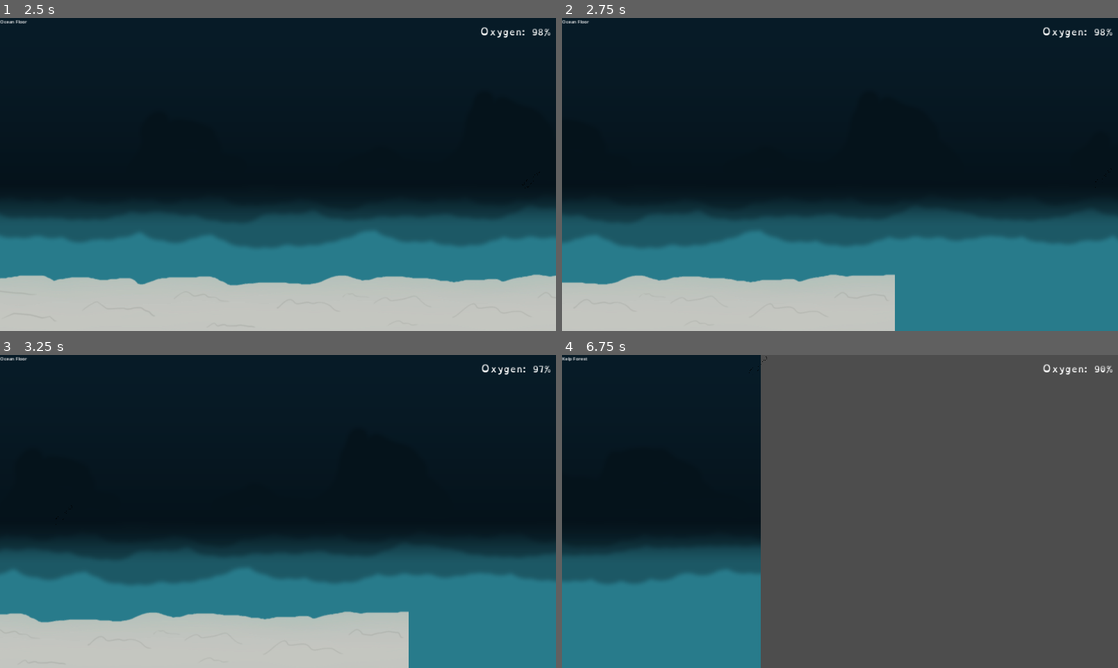
Above: before the commit, frames 1-4 (two rows, left to right).
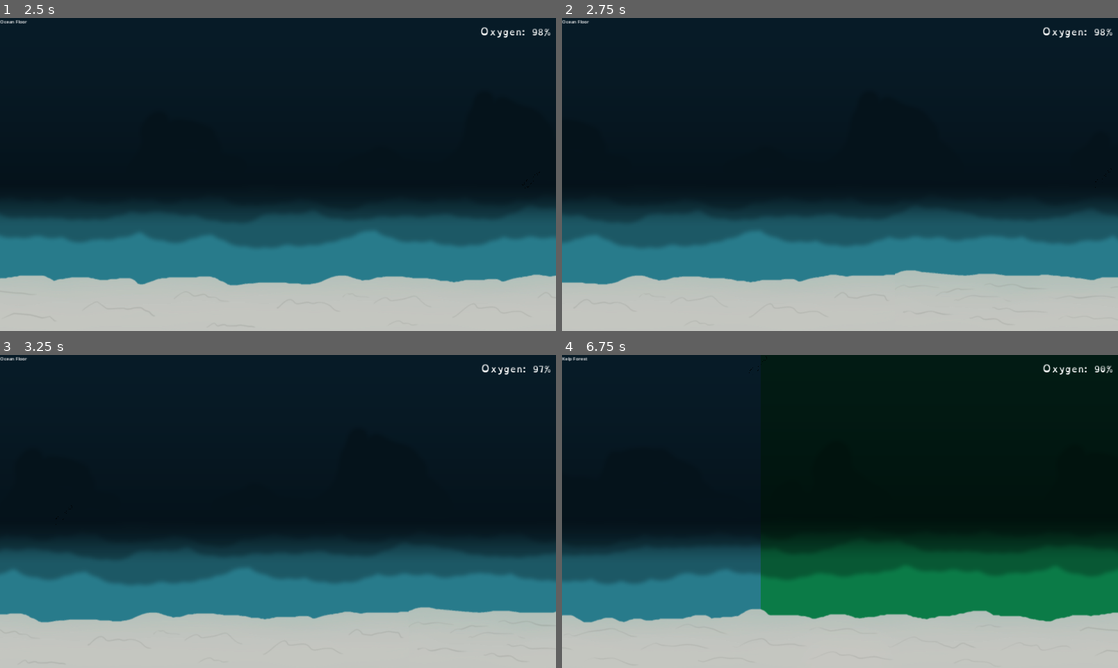
Above: after the commit, the same moments.

Repository: KeyraWebb/Cheezbored
Game: Godot game, scene res://scenes/game.tscn
Same seed, same stepped clock (60 frames per second), same inputs: the game is played once before the commit and once after it. The engine's default icon, where the game draws it, is replaced by a stand-in: a white triangle on a blue panel in a dark square.
Inputs:
- Up to frame 1 (2.5 s): click "Play" at 0.5 s; tap E (interact) at 1.25, 2.1 s; hold E (interact) 1.28-2.03 s; hold Right (move_right) from 1.28 s (still down); tap Space (jump) at 1.52, 2.27 s
- Up to frame 2 (2.75 s): keep holding Right (move_right)
- Up to frame 3 (3.25 s): release Right (move_right) at 2.78 s; hold Left (move_left) from 2.78 s (still down); hold E (interact) from 2.78 s (still down)
- Up to frame 4 (6.75 s): release Left (move_left) at 3.53 s; release E (interact) at 3.53 s; hold Right (move_right) 3.53-5.03 s; tap E (interact) at 3.6, 5.1, 6.6 s; tap Space (jump) at 3.77, 4.52, 5.27 s; hold E (interact) 4.28-5.03 s; hold Left (move_left) 5.03-5.78 s; hold Right (move_right) 5.78-6.53 s; hold E (interact) 5.78-6.53 s; hold Left (move_left) from 6.53 s (still down)

Frame 1 is identical in both runs. In frame 2, 7.2% of the frame differs, in the area x 59-100%, y 80-100%; in frame 3, 4.9%; in frame 4, 70%, in the area x 0-100%, y 0-100%.

Commit message:
added toxic dump

Diff:
--- a/scenes/underwater_level.tscn
+++ b/scenes/underwater_level.tscn
@@ -104,8 +104,44 @@
 texture = ExtResource("3_r6orm")
 centered = false
 
+[node name="KelpForest" type="Sprite2D" parent="Zones/ParallaxBackground/Background"]
+modulate = Color(0.278357, 1, 0.512521, 1)
+z_index = -20
+position = Vector2(5768, -552)
+texture = ExtResource("3_r6orm")
+centered = false
+
+[node name="PoppedCity" type="Sprite2D" parent="Zones/ParallaxBackground/Background"]
+modulate = Color(0.839373, 0.311916, 0.471622, 1)
+position = Vector2(9608, 2.18279e-11)
+scale = Vector2(0.554764, 0.448645)
+texture = ExtResource("5_gbqkf")
+centered = false
+
+[node name="ToxicDump" type="Sprite2D" parent="Zones/ParallaxBackground/Background"]
+modulate = Color(0.717141, 0.389214, 0.0271939, 1)
+z_index = -20
+position = Vector2(11552, -540)
+texture = ExtResource("3_r6orm")
+centered = false
+
+[node name="ToxicDump2" type="Sprite2D" parent="Zones/ParallaxBackground/Background/ToxicDump"]
+modulate = Color(0.753984, 0.753984, 0.753984, 1)
+z_index = -20
+position = Vector2(3840, 0)
+texture = ExtResource("3_r6orm")
+centered = false
+
+[node name="ToxicDump3" type="Sprite2D" parent="Zones/ParallaxBackground/Background/ToxicDump"]
+modulate = Color(0.793268, 0.500804, 0.182934, 1)
+z_index = -20
+position = Vector2(7680, 0)
+texture = ExtResource("3_r6orm")
+centered = false
+
 [node name="Foreground" type="ParallaxLayer" parent="Zones/ParallaxBackground"]
 motion_scale = Vector2(0.75, 0.75)
+motion_mirroring = Vector2(5760, 0)
 
 [node name="OceanFloor" type="Sprite2D" parent="Zones/ParallaxBackground/Foreground"]
 texture = ExtResource("4_8eb2o")
@@ -135,11 +171,15 @@
 scale = Vector2(0.5, 0.5)
 
 [node name="Popped Town" type="Node2D" parent="Zones" groups=["Zones"]]
-position = Vector2(30384, 0)
-scale = Vector2(0.5, 0.5)
-
-[node name="Rocky Outcrops" type="Node2D" parent="Zones" groups=["Zones"]]
-position = Vector2(32993, 0)
+position = Vector2(18200, 0)
+scale = Vector2(0.5, 0.5)
+
+[node name="Toxic Dump" type="Node2D" parent="Zones" groups=["Zones"]]
+position = Vector2(22210, 0)
+scale = Vector2(0.5, 0.5)
+
+[node name="Dropoff" type="Node2D" parent="Zones" groups=["Zones"]]
+position = Vector2(45200, 0)
 scale = Vector2(0.5, 0.5)
 
 [node name="Vent" type="Node2D" parent="."]
@@ -181,7 +221,34 @@
 [node name="p" parent="PipeLayer/Beacon1/Pipes" instance=ExtResource("7_3dd0i")]
 position = Vector2(3840, 0)
 
+[node name="Beacon2" type="Node2D" parent="PipeLayer"]
+position = Vector2(20375, 1024)
+script = ExtResource("9_yavqo")
+
+[node name="BeaconArea" parent="PipeLayer/Beacon2" instance=ExtResource("3_rtwnx")]
+
+[node name="Pipes" type="Node2D" parent="PipeLayer/Beacon2"]
+position = Vector2(-5927, 0)
+
+[node name="Pipe6" parent="PipeLayer/Beacon2/Pipes" instance=ExtResource("7_3dd0i")]
+position = Vector2(-5760, 0)
+
+[node name="Pipe8" parent="PipeLayer/Beacon2/Pipes" instance=ExtResource("7_3dd0i")]
+position = Vector2(-3840, 0)
+
+[node name="Pipe5" parent="PipeLayer/Beacon2/Pipes" instance=ExtResource("7_3dd0i")]
+position = Vector2(-1920, 0)
+
+[node name="Pipe7" parent="PipeLayer/Beacon2/Pipes" instance=ExtResource("7_3dd0i")]
+
+[node name="Pipe 8" parent="PipeLayer/Beacon2/Pipes" instance=ExtResource("7_3dd0i")]
+position = Vector2(1920, 0)
+
+[node name="p" parent="PipeLayer/Beacon2/Pipes" instance=ExtResource("7_3dd0i")]
+position = Vector2(3840, 0)
+
 [node name="Node" type="Node" parent="PipeLayer"]
 
 [connection signal="on_depleted" from="HUD/OxygenTimer" to="." method="_on_death"]
 [connection signal="on_beacon_placed" from="PipeLayer/Beacon1/BeaconArea" to="PipeLayer/Beacon1" method="on_beacon_placed"]
+[connection signal="on_beacon_placed" from="PipeLayer/Beacon2/BeaconArea" to="PipeLayer/Beacon2" method="on_beacon_placed"]
